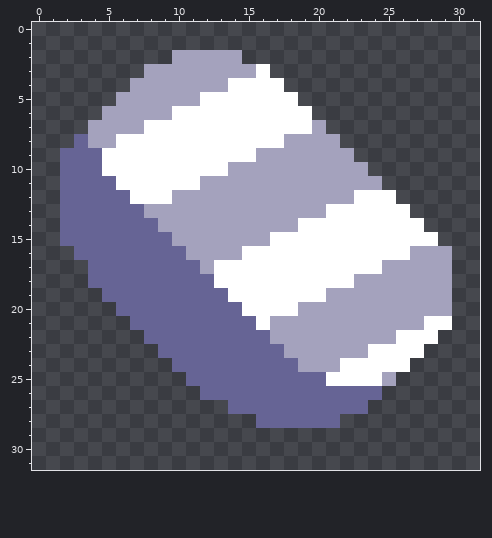
Pixel-art sprite: sprites/iron.png. Above is the file before it was changed.
The file is 32x32 pixels.
And afterwards:
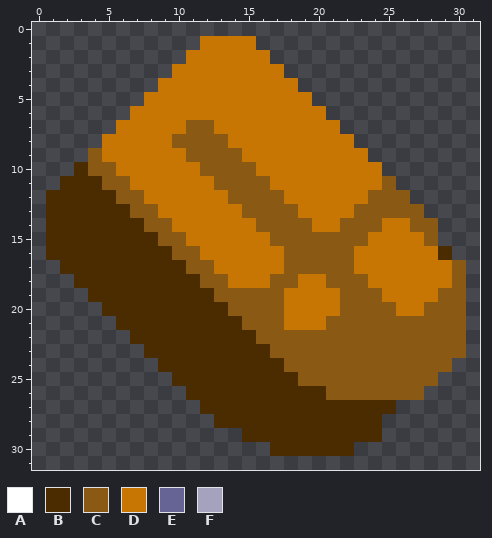
Palette (. is transparent): A #ffffff  B #4a2c00  C #8a5913  D #c77604  E #666495  F #a4a2bd
The edit:
Changed rows in their new state; - is an unchanged pixel.
first column x 1:
 1 -----------DDDD---------------
 2 ---------.DDDDDD--------------
 3 -------..DDDDDDDD-------------
 4 ------..DDDDDDDDDD------------
 5 -----..DDDDDDDDDDDD-----------
 6 ----..DDDDDDDDDDDDDD----------
 7 ---..DDDDDCCDDDDDDDDD---------
 8 --..DDDDDCCCCDDDDDDDDD--------
 9 -..CDDDDDDCCCCDDDDDDDDD-------
10 -.BCCDDDDDDCCCCDDDDDDDDD------
11 -BBBCCDDDDDDCCCCDDDDDDDDC-----
12 BBBBBCCDDDDDDCCCCDDDDDDCCC----
13 BBBBBBCCDDDDDDCCCCDDDDCCCCC---
14 BBBBBBBCCDDDDDDCCCCDDCCCDDCC--
15 BBBBBBBBCCDDDDDDCCCCCCCDDDDC--
16 BBBBBBBBBCCDDDDDDCCCCCDDDDDDB-
17 -BBBBBBBBBCCDDDDDCCCCCDDDDDDDC
18 --BBBBBBBBBCCDDDCCDDCCCDDDDDDC
19 ---BBBBBBBBBCCCCCDDDDCCCDDDDCC
20 ----BBBBBBBBBCCCCDDDDCCCCDDCCC
21 -----BBBBBBBBBCCCDDDCCCCCCCCCC
22 ------BBBBBBBBBCCCCCCCCCCCCCCC
23 -------BBBBBBBBBCCCCCCCCCCCCCC
24 --------BBBBBBBBBCCCCCCCCCCCC-
25 ---------BBBBBBBBBCCCCCCCCCC--
26 ----------BBBBBBBBBBCCCCCCC---
27 -----------BBBBBBBBBBBBBB-----
28 ------------BBBBBBBBBBBB------
29 --------------BBBBBBBBBB------
30 ----------------BBBBBB--------
Pixel boxes of the changes (left, top, right, bottom) in both pictures:
changed: (46, 36, 466, 456)
